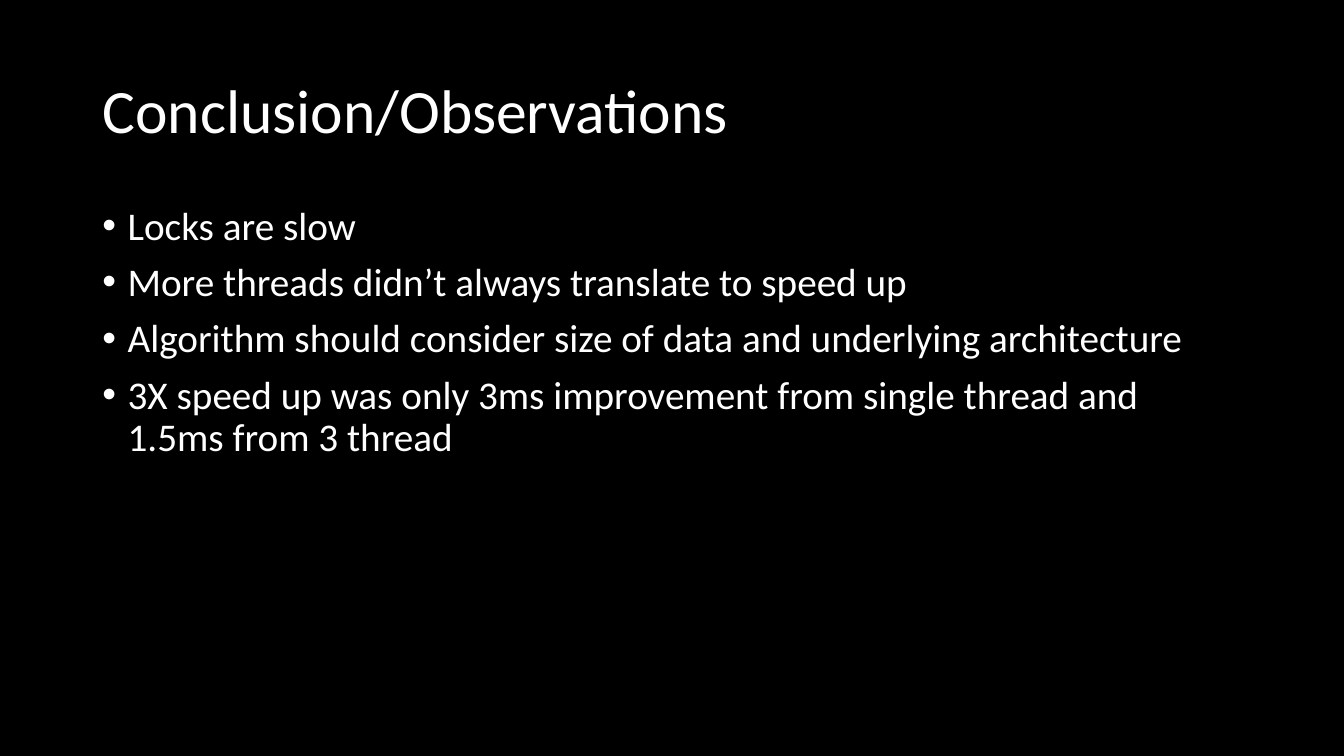
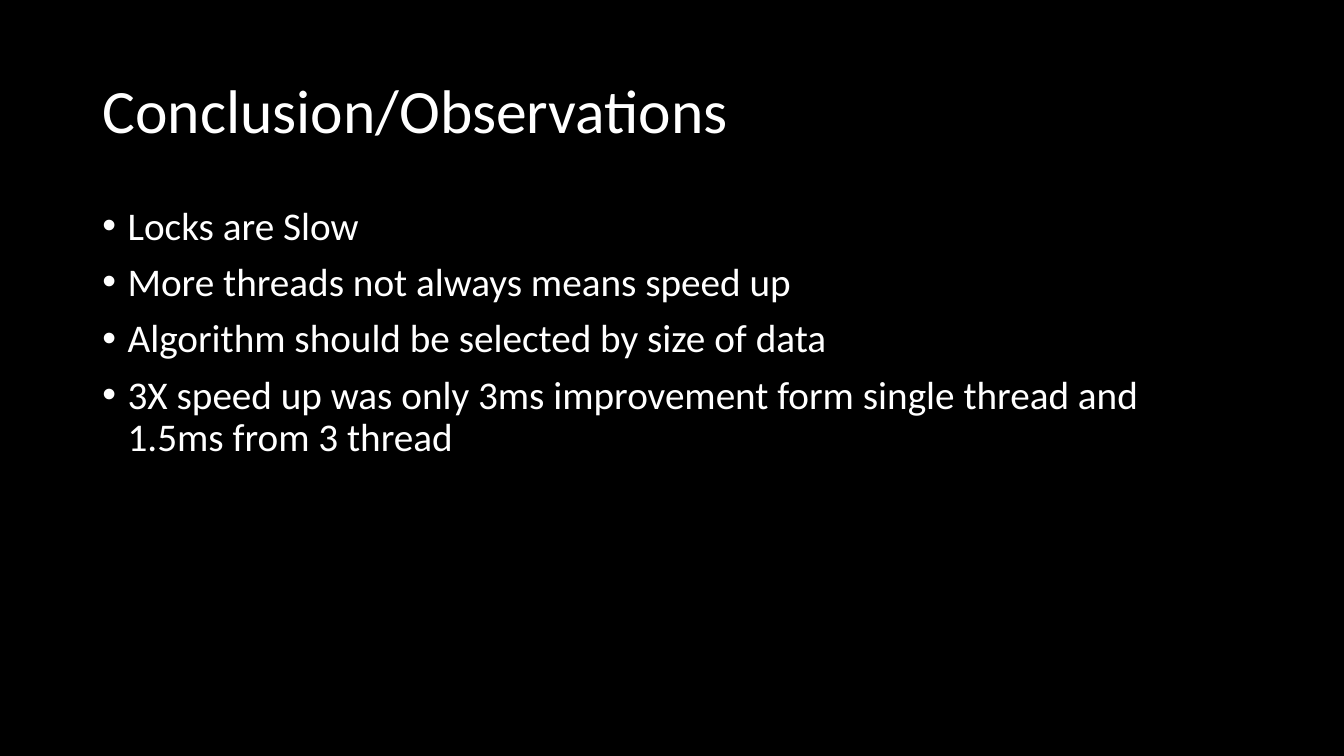
Before and after one commit to Fisherman166/ECE588_Project, a slide deck: slide 9 of Documentation/Database Join.pptx. Drawn at 1344x756 pixels with LibreOffice and Linux fonts; fonts in the diff are those of the drawing. Boxes give left, top, right and bottom in pixels: in the first picture for what was removed or moved away, otherwise in the second. Text is boxed around its words. In the diff, an @@ line names an element or a change of style, - is before the commit and + after.

```diff
--- a/Documentation/Database Join.pptx
+++ b/Documentation/Database Join.pptx
@@ text at [128,212,1138,452]: text changed @@
-• Locks are slow
-• More threads didn’t always translate to speed up
-• Algorithm should consider size of data and underlying architecture
-• 3X speed up was only 3ms improvement from single thread and 1.5ms from 3 thread
+• Locks are Slow
+• More threads not always means speed up
+• Algorithm should be selected by size of data
+• 3X speed up was only 3ms improvement form single thread and 1.5ms from 3 thread
```
Also in this commit, not shown: 3 other slides changed, 1 slide added, 1 slide removed.
